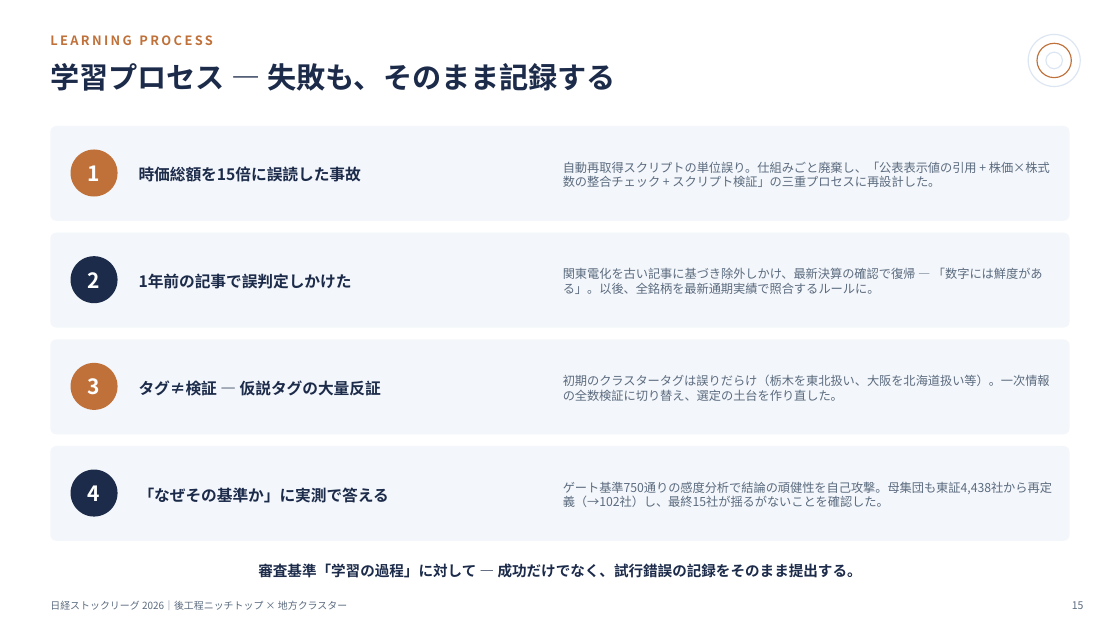
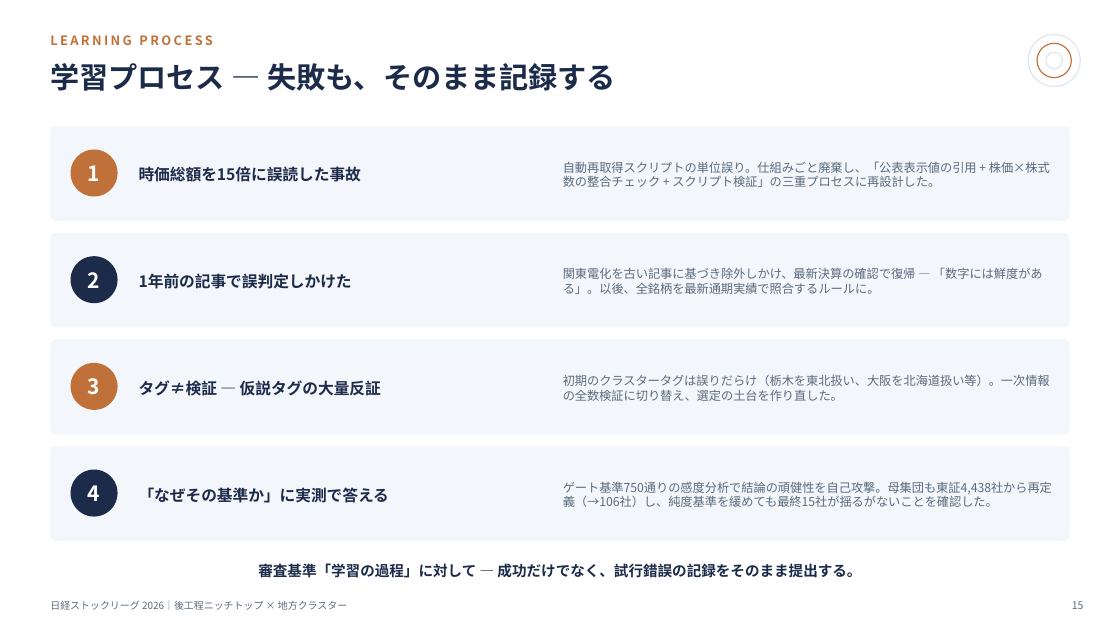
Before and after one commit to RenatusAuctor/nikkei-stock-league, a slide deck: slide 15 of 日経ストックリーグ_成果報告.pptx. Drawn at 1120x630 pixels with LibreOffice and Linux fonts; fonts in the diff are those of the drawing. Boxes give left, top, right and bottom in pixels: in the first picture for what was removed or moved away, otherwise in the second. Text is boxed around its words. In the diff, an @@ line names an element or a change of style, - is before the commit and + after.

```diff
--- a/日経ストックリーグ_成果報告.pptx
+++ b/日経ストックリーグ_成果報告.pptx
@@ text at box(563, 481, 1052, 507): text changed @@
-ゲート基準750通りの感度分析で結論の頑健性を自己攻撃。母集団も東証4,438社から再定義（→102社）し、最終15社が揺るがないことを確認した。
+ゲート基準750通りの感度分析で結論の頑健性を自己攻撃。母集団も東証4,438社から再定義（→106社）し、純度基準を緩めても最終15社が揺るがないことを確認した。
```
Also in this commit, not shown: 3 other slides changed, 7 other files.
